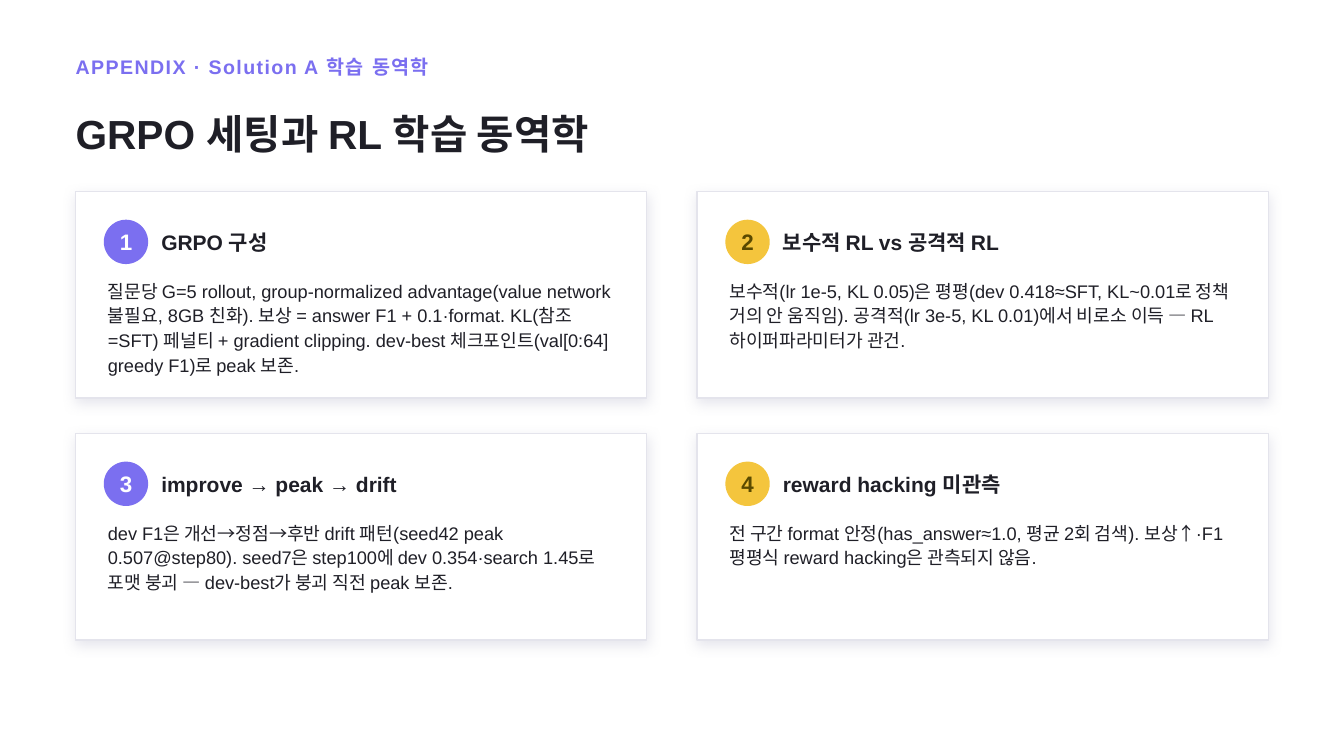
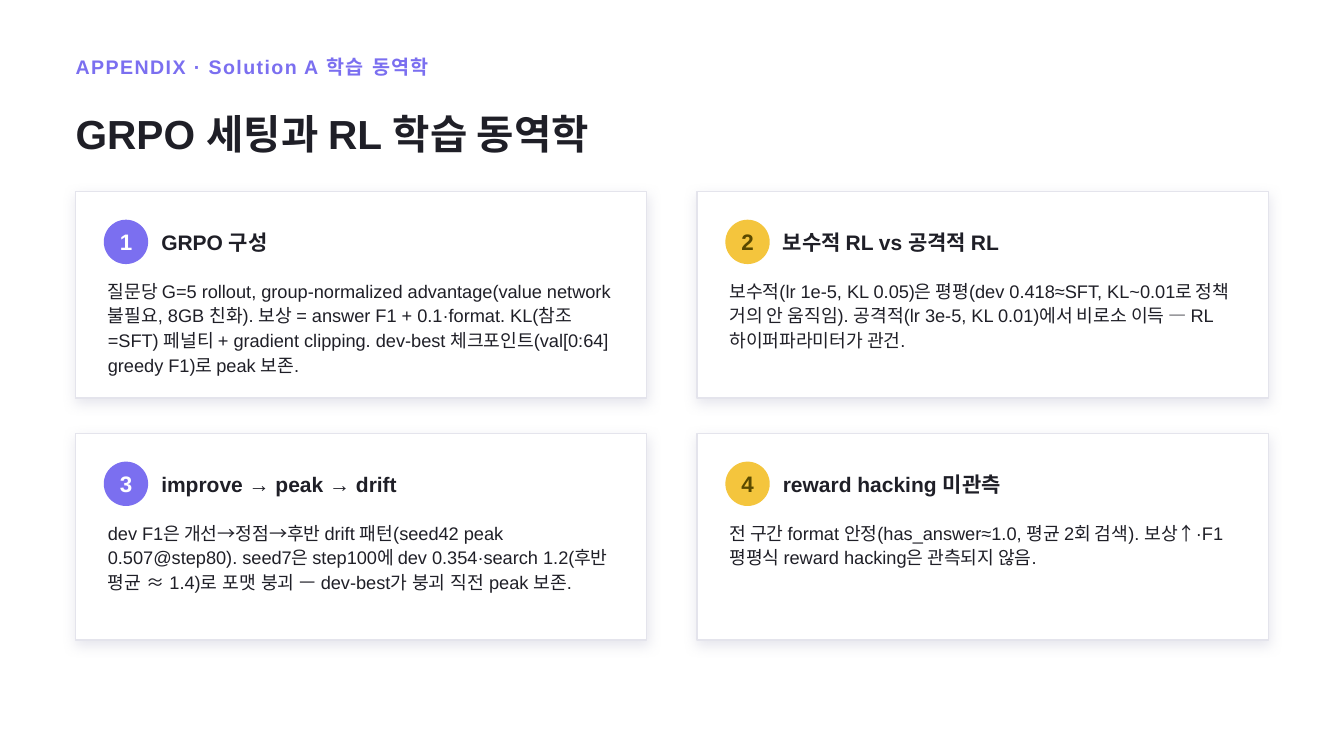
Before and after one commit to doosanpark/RL-Multihop-RAG, a slide deck: slide 33 of RL_Project_Presentation.pptx. Drawn at 1344x756 pixels with LibreOffice and Linux fonts; fonts in the diff are those of the drawing. Boxes give left, top, right and bottom in pixels: in the first picture for what was removed or moved away, otherwise in the second. Text is boxed around its words. In the diff, an @@ line names an element or a change of style, - is before the commit and + after.

```diff
--- a/RL_Project_Presentation.pptx
+++ b/RL_Project_Presentation.pptx
@@ text at (108, 525, 608, 593): text changed @@
-dev F1은 개선→정점→후반 drift 패턴(seed42 peak 0.507@step80). seed7은 step100에 dev 0.354·search 1.45로 포맷 붕괴 — dev-best가 붕괴 직전 peak 보존.
+dev F1은 개선→정점→후반 drift 패턴(seed42 peak 0.507@step80). seed7은 step100에 dev 0.354·search 1.2(후반 평균 ≈ 1.4)로 포맷 붕괴 — dev-best가 붕괴 직전 peak 보존.
```
Also in this commit, not shown: 2 other slides changed, 3 other files.
